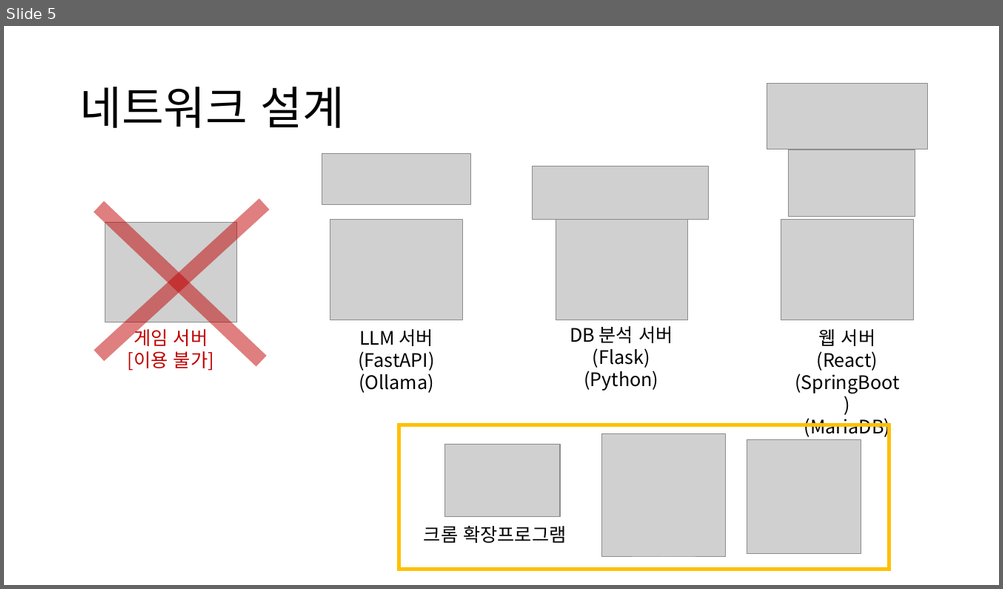
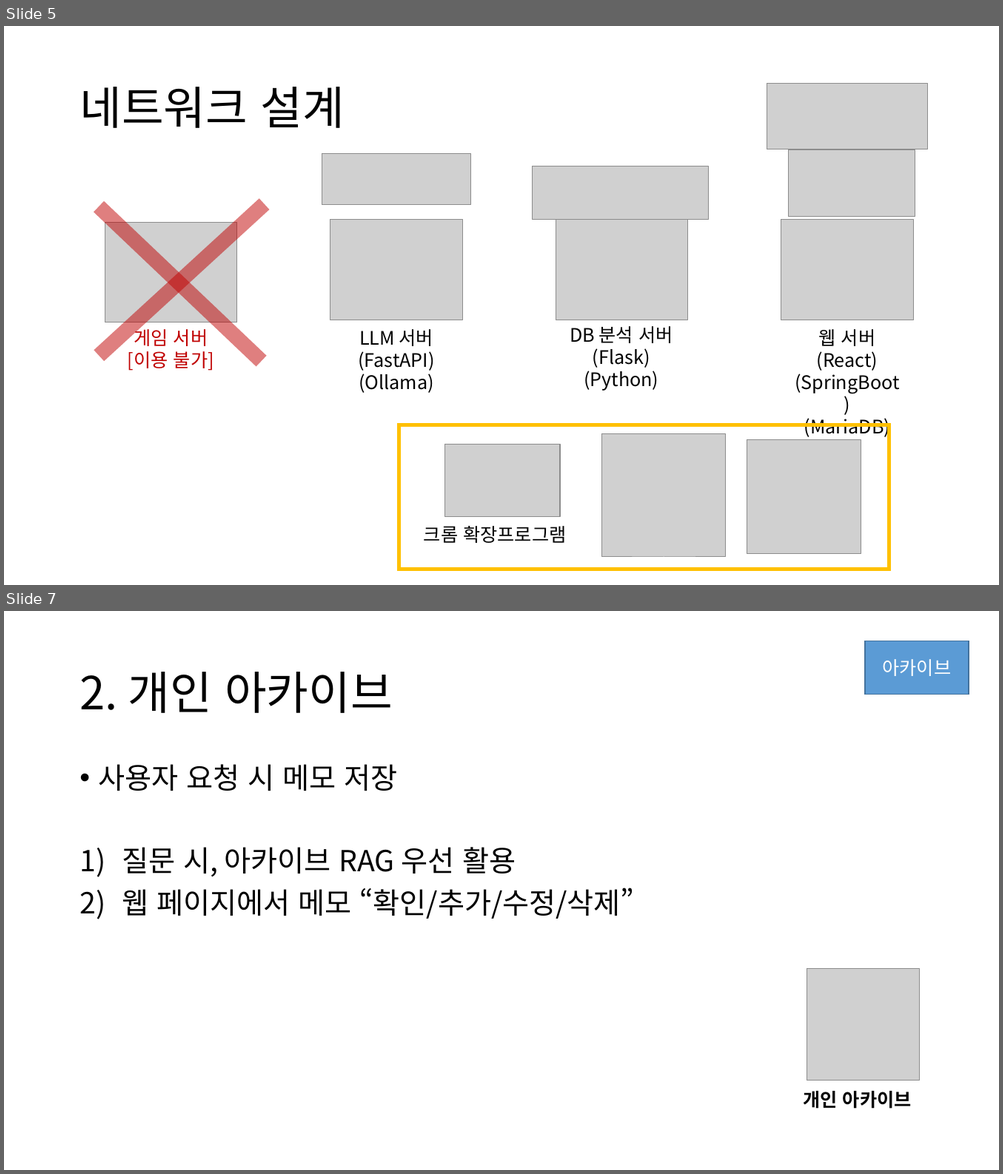
Before and after one commit to HeyHO2154/Id, a slide deck: 시스템 설계도.pptx. Shown one above the other, each under a label of ours: slide 5 before the commit, slides 5 and 7 after it; the slides between them are not shown. The pictures are 1003x589 and 1003x1174 pixels, drawn with LibreOffice and Linux fonts; fonts in the diff are those of the drawing; grey boxes stand for pictures. Boxes give left, top, right and bottom in pixels: in the first picture for what was removed or moved away, otherwise in the second. Text is boxed around its words. In the diff, an @@ line names an element or a change of style, - is before the commit and + after.

```diff
--- a/시스템 설계도.pptx
+++ b/시스템 설계도.pptx
@@ slide 7 added at (4,611,999,1170), background #FFFFFF @@
@@ rectangle added at (865,641,969,695), fill #5B9BD5, outline #43739E 1 pt, 18 pt, text #FFFFFF @@
+아카이브
@@ title added at (79,672,392,713), 44 pt, text #000000 @@
+2. 개인 아카이브
@@ text added at (99,764,634,919), 28 pt, text #000000 @@
+• 사용자 요청 시 메모 저장
+1) 질문 시, 아카이브 RAG 우선 활용
+2) 웹 페이지에서 메모 “확인/추가/수정/삭제”
@@ picture added at (807,968,919,1080) @@
@@ text added at (802,1091,911,1109), 18 pt, text #000000, bold @@
+개인 아카이브
```
Also in this commit, not shown: 3 slides changed, 4 other slides added.
